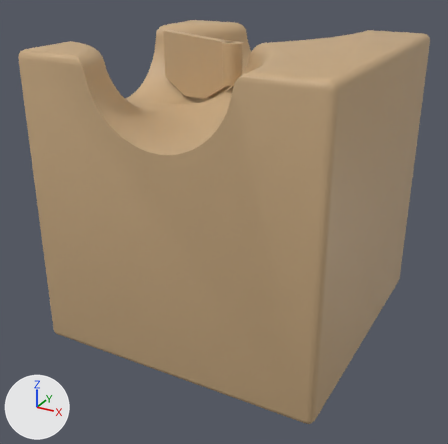
Renders of the Blender file assets-source/kit/mech_toggle_l3/mech_toggle_l3_low.blend from each side of a commit.
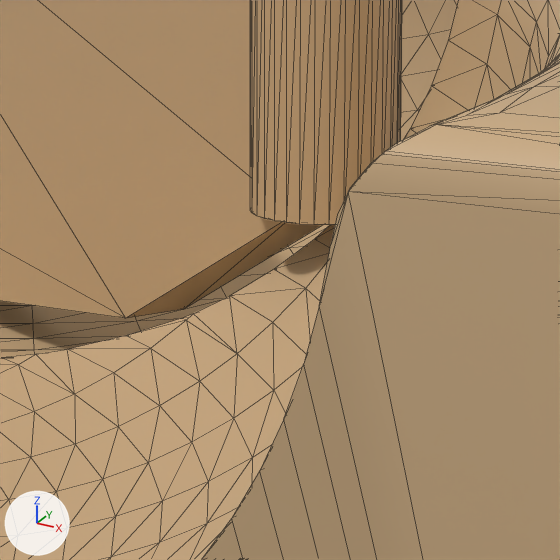
Old and new are each drawn whole from a 50 mm lens placed at (0.0562, -0.1093, 0.0755), pointed at (-0.0015, -0.0043, 0.023) and again close up on the part from 42% to 59% of the width and 13% to 30% of the height. Every picture has the same lights, and +X, +Y and +Z are marked at lower left. The older version's two pictures come first. The close-ups show mesh edges as thin lines. Objects named as collision shapes, trigger or cutter boxes, shadow casters or lower levels of detail are left out.

Before the edit, the objects in view are built like this:
```python
me_anim_rocker_lod0 = bpy.data.meshes.new('anim_rocker_lod0')
me_anim_rocker_lod0.from_pydata(...)  # 76 vertices, 144 faces; spans x -0.024..0.002, y -0.002..0.002, z 0.001..0.014
me_anim_rocker_lod0.polygons.foreach_set('use_smooth', [True] * 144)
me_anim_rocker_lod0.materials.append(mat_wood_placeholder)  # beige #c8aa81
me_mech_toggle_l3_lod0 = bpy.data.meshes.new('mech_toggle_l3_lod0')
me_mech_toggle_l3_lod0.from_pydata(...)  # 1275 vertices, 2546 faces; spans x -0.0295..0.0295, y -0.0295..0.0295, z 0.0005..0.0595
me_mech_toggle_l3_lod0.polygons.foreach_set('use_smooth', [True] * 2546)
me_mech_toggle_l3_lod0.materials.append(mat_wood_placeholder)  # beige #c8aa81
ob_anim_rocker_lod0 = bpy.data.objects.new('anim_rocker_lod0', me_anim_rocker_lod0)
ob_anim_rocker_lod0.parent = ob_anim_rocker
ob_anim_rocker_lod0.location = (0.0, 0.0, 0.0)
ob_mech_toggle_l3_lod0 = bpy.data.objects.new('mech_toggle_l3_lod0', me_mech_toggle_l3_lod0)
ob_mech_toggle_l3_lod0.parent = ob_mech_toggle_l3
ob_mech_toggle_l3_lod0.location = (0.0, 0.0, 0.0)
```
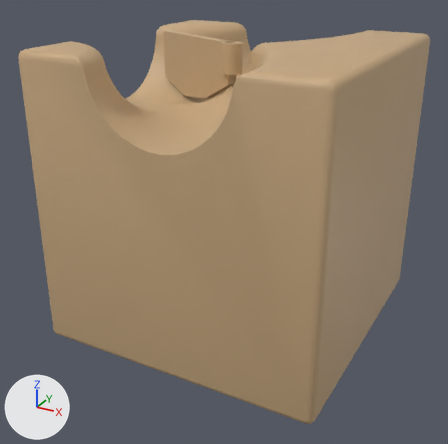
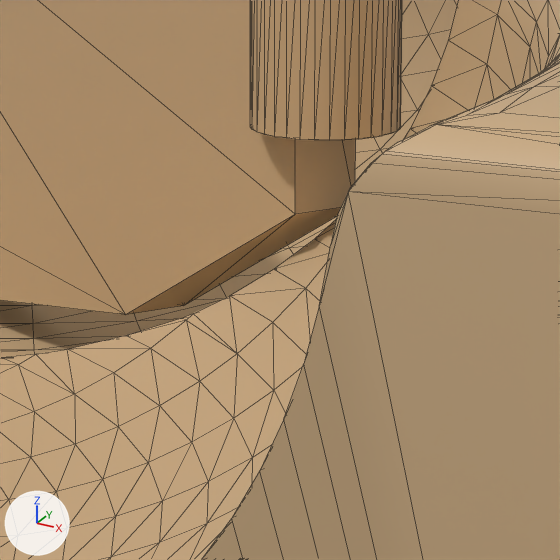
Location of each change, (x1, y1, x2, y2) in pixels of the close-ups (560 x 560 px; the box of a moved part takes in the faces that stretch with it):
'anim_rocker_lod0', reshaped: before (0, 0, 402, 318); after (0, 0, 402, 315)
part 1 of me_anim_rocker_lod0, moved or reshaped: before (250, 0, 402, 225); after (250, 0, 402, 140)
part 2 of me_anim_rocker_lod0, moved or reshaped: before (0, 0, 322, 318); after (0, 0, 340, 315)

The change in detail:
me_anim_rocker_lod0 has 76 vertices, 144 faces and spans x -0.024..0.002, y -0.002..0.002, z 0.001..0.014.
me_anim_rocker_lod0 is used by ob_anim_rocker_lod0; parent ob_anim_rocker; location (0.0, 0.0, 0.0).
me_anim_rocker_lod0 part 1: 32 of the vertices in x -0.002..0.002, y -0.002..0.002, z 0.006 are moved by (0.0, 0.0, 0.0022).
Part 2, on me_anim_rocker_lod0:
Vertex 1 of me_anim_rocker_lod0 moves from (-0.008, 0.001, 0.0018) at pixel (183, 309) to (-0.008, 0.001, 0.0019) at pixel (183, 305).
Vertex 7 of me_anim_rocker_lod0 moves from (-0.008, -0.001, 0.0018) at pixel (125, 318) to (-0.008, -0.001, 0.0019) at pixel (125, 314).
